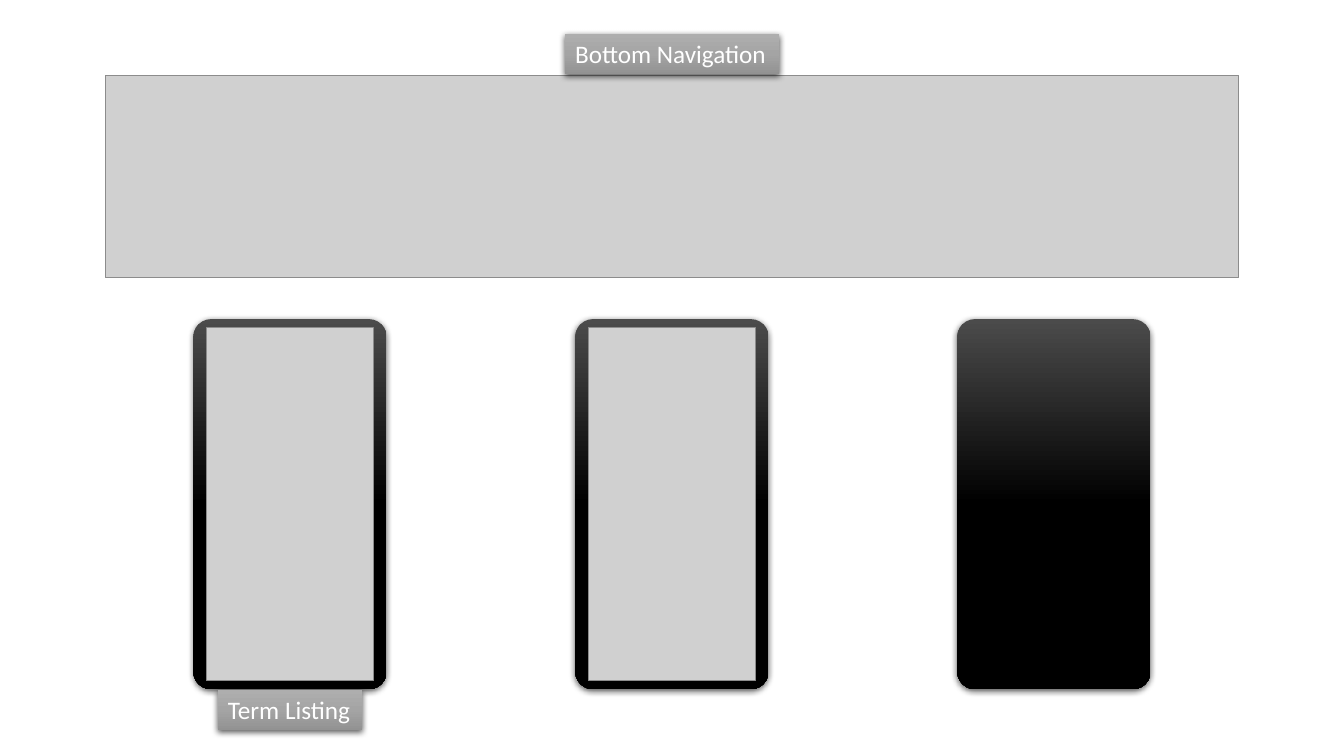
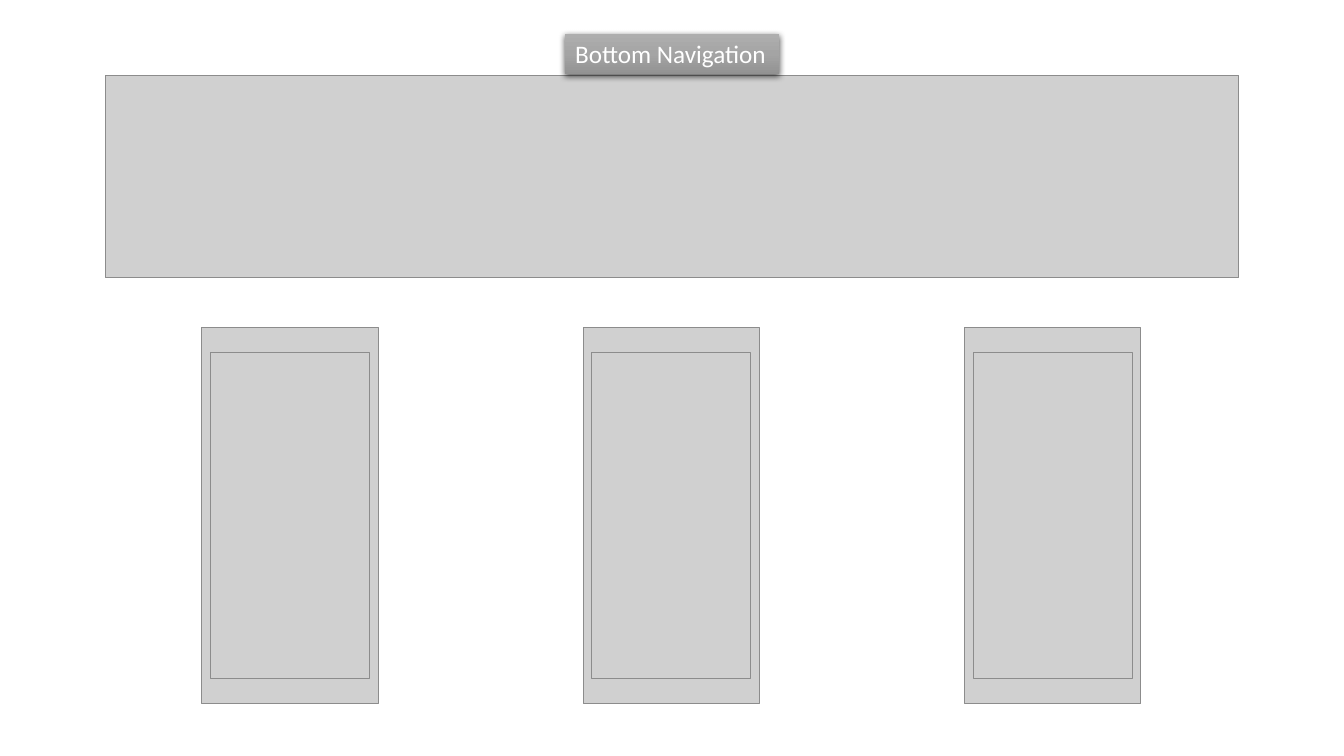
Before and after one commit to lerwine/WguScheduler356334, a slide deck: slide 3 of StoryBoards.pptx. Drawn at 1344x756 pixels with LibreOffice and Linux fonts; fonts in the diff are those of the drawing; grey boxes stand for pictures. Boxes give left, top, right and bottom in pixels: in the first picture for what was removed or moved away, otherwise in the second. Text is boxed around its words. In the diff, an @@ line names an element or a change of style, - is before the commit and + after.

```diff
--- a/StoryBoards.pptx
+++ b/StoryBoards.pptx
@@ rounded rectangle removed at [194, 320, 387, 690] @@
@@ picture: place and size @@
-picture at [207, 328, 374, 681]
+picture at [202, 328, 378, 704]
@@ rounded rectangle removed at [576, 320, 769, 690] @@
@@ picture: place and size @@
-picture at [589, 328, 756, 681]
+picture at [584, 328, 760, 704]
@@ rounded rectangle removed at [958, 320, 1151, 690] @@
@@ picture added at [965, 328, 1141, 704] @@
@@ picture added at [211, 353, 369, 680] @@
@@ picture added at [592, 353, 750, 680] @@
@@ picture added at [974, 353, 1132, 680] @@
@@ rectangle removed at [218, 690, 362, 730] @@
-Term Listing
```
Also in this commit, not shown: 1 other slide changed, 1 slide added, 1 slide removed, 18 other files.
